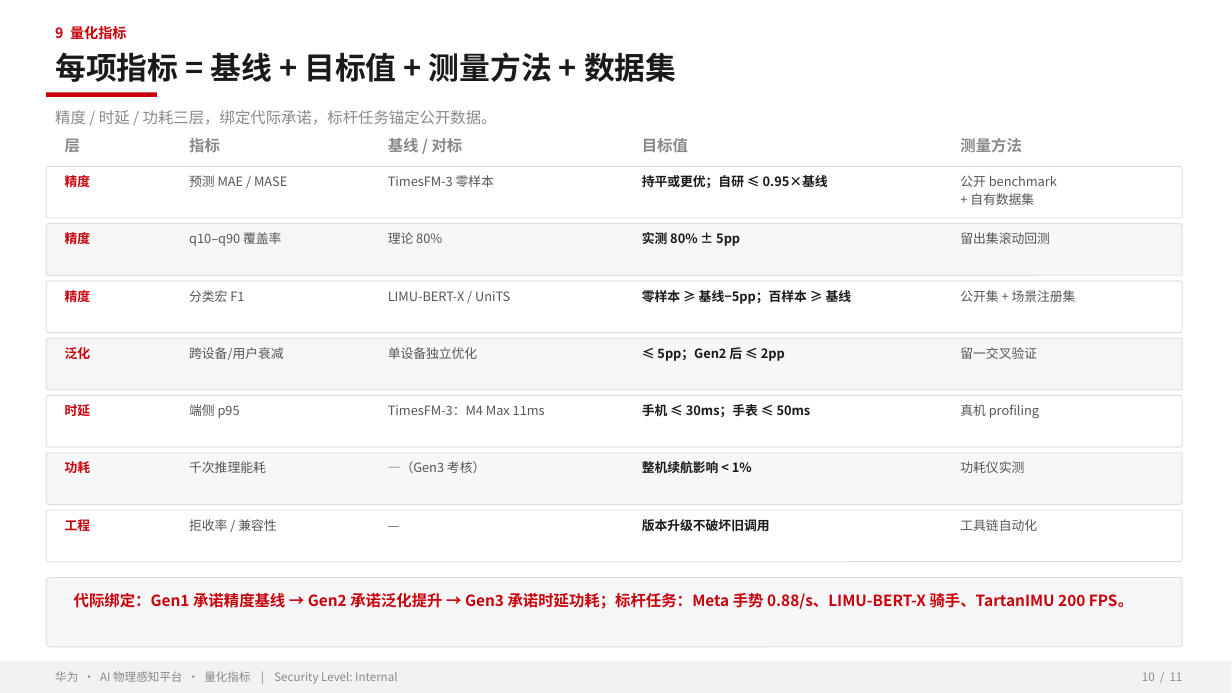
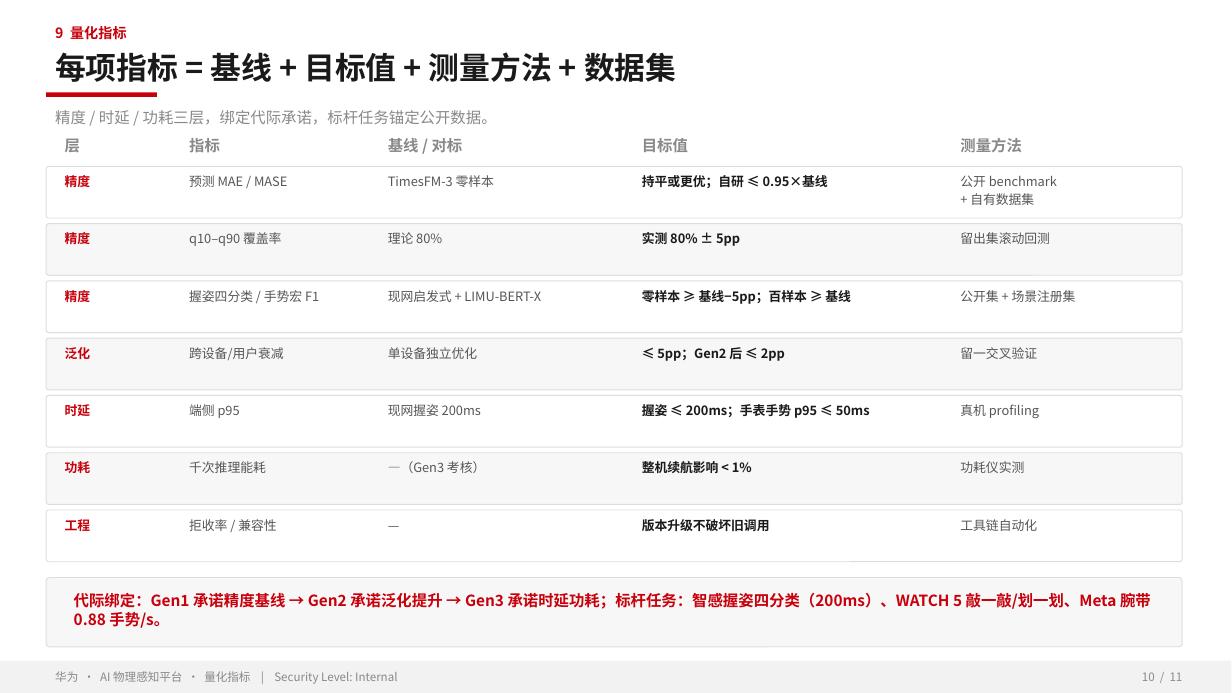
Before and after one commit to zhangrui1123/ai-physical-sensing, a slide deck: slide 10 of AI物理感知平台-华为汇报.pptx. Drawn at 1232x693 pixels with LibreOffice and Linux fonts; fonts in the diff are those of the drawing; background and template pictures are left out. Boxes give left, top, right and bottom in pixels: in the first picture for what was removed or moved away, otherwise in the second. Text is boxed around its words. In the diff, an @@ line names an element or a change of style, - is before the commit and + after.

```diff
--- a/AI物理感知平台-华为汇报.pptx
+++ b/AI物理感知平台-华为汇报.pptx
@@ text at [189,290,319,302]: text changed @@
-分类宏 F1
+握姿四分类 / 手势宏 F1
@@ text at [388,290,541,302]: text changed @@
-LIMU-BERT-X / UniTS
+现网启发式 + LIMU-BERT-X
@@ text at [388,404,481,416]: text changed @@
-TimesFM-3：M4 Max 11ms
+现网握姿 200ms
@@ text at [642,402,870,420]: text changed @@
-手机 ≤ 30ms；手表 ≤ 50ms
+握姿 ≤ 200ms；手表手势 p95 ≤ 50ms
@@ text at [74,591,1151,628]: text changed @@
-代际绑定：Gen1 承诺精度基线 → Gen2 承诺泛化提升 → Gen3 承诺时延功耗；标杆任务：Meta 手势 0.88/s、LIMU-BERT-X 骑手、TartanIMU 200 FPS。
+代际绑定：Gen1 承诺精度基线 → Gen2 承诺泛化提升 → Gen3 承诺时延功耗；标杆任务：智感握姿四分类（200ms）、WATCH 5 敲一敲/划一划、Meta 腕带 0.88 手势/s。
```
Also in this commit, not shown: 4 other slides changed, 1 other file.
